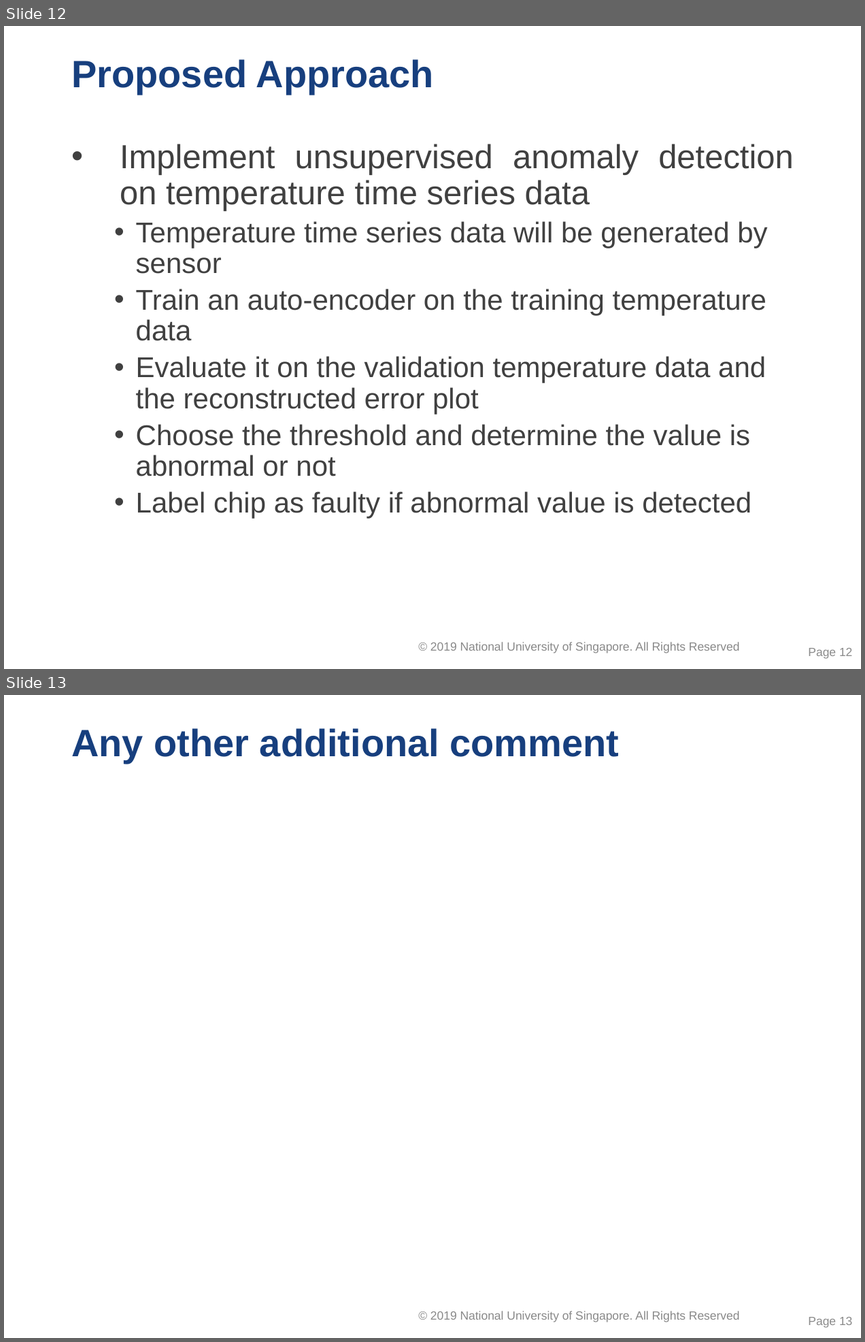
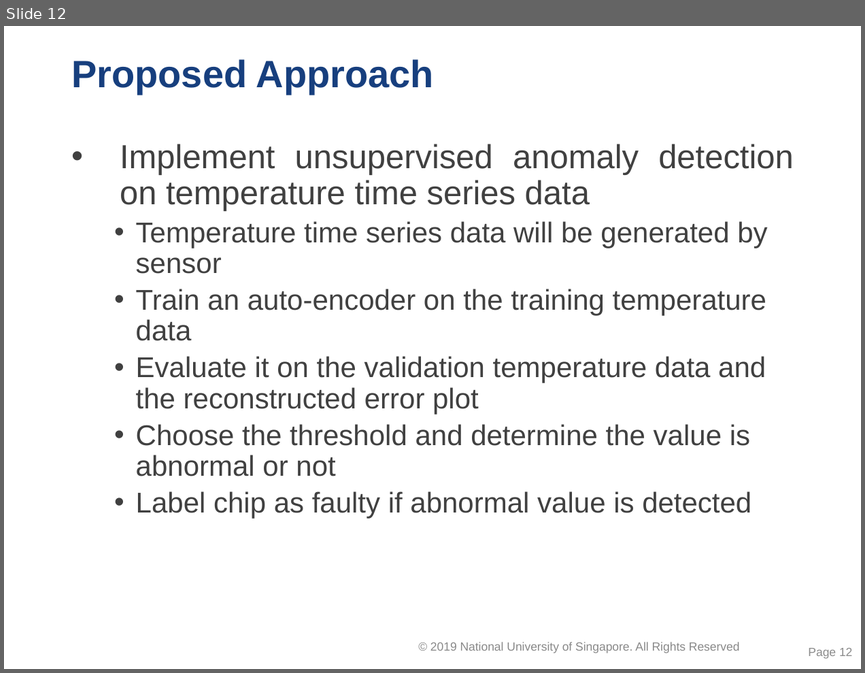
Before and after one commit to caoliang/ISSM-CA3, a slide deck: day4 Group CA proposal (GC) v 1.1.pptx. Shown one above the other, each under a label of ours: slides 12 and 13 before the commit, slide 12 after it. The pictures are 865x1342 and 865x673 pixels, drawn with LibreOffice and Linux fonts; fonts in the diff are those of the drawing; background and template pictures are left out. Boxes give left, top, right and bottom in pixels: in the first picture for what was removed or moved away, otherwise in the second. Text is boxed around its words. In the diff, an @@ line names an element or a change of style, - is before the commit and + after.

```diff
--- a/day4 Group CA proposal (GC) v 1.1.pptx
+++ b/day4 Group CA proposal (GC) v 1.1.pptx
@@ slide 13 removed at (4, 695, 861, 1338), background #FFFFFF; not listed: 1 template element that a slide beside it also shows @@
@@ title removed at (71, 728, 619, 764) @@
-Any other additional comment
@@ page number removed at (808, 1317, 852, 1327) @@
-Page 13
```
Also in this commit, not shown: 1 slide added, 2 other files.
